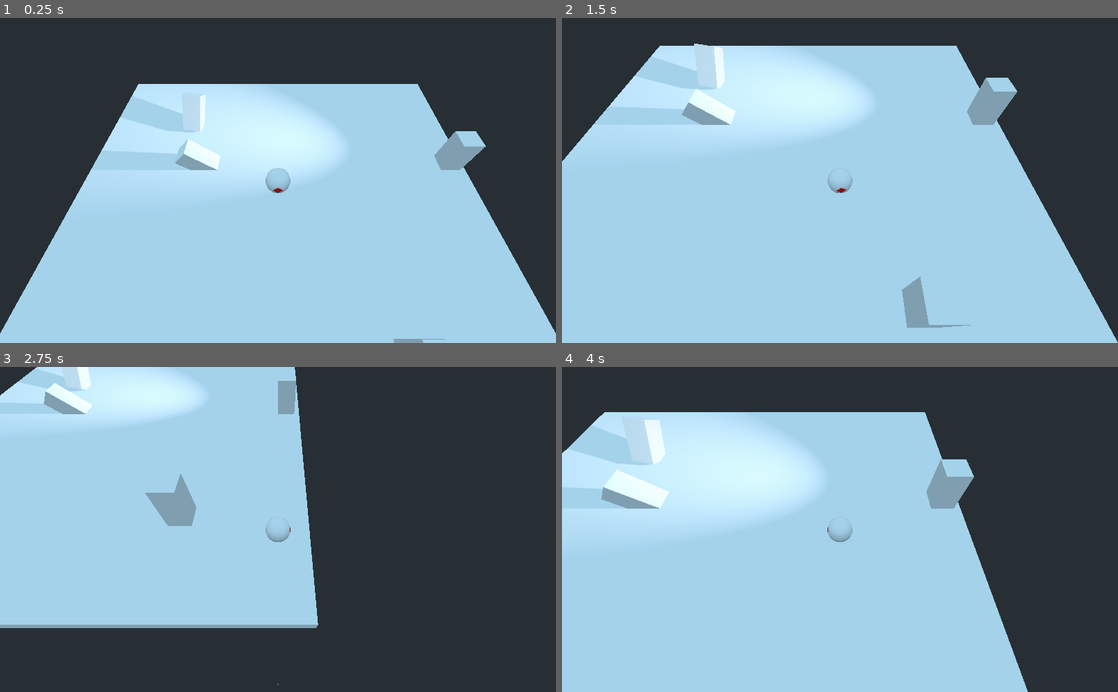
Above: before the commit, frames 1-4 (two rows, left to right).
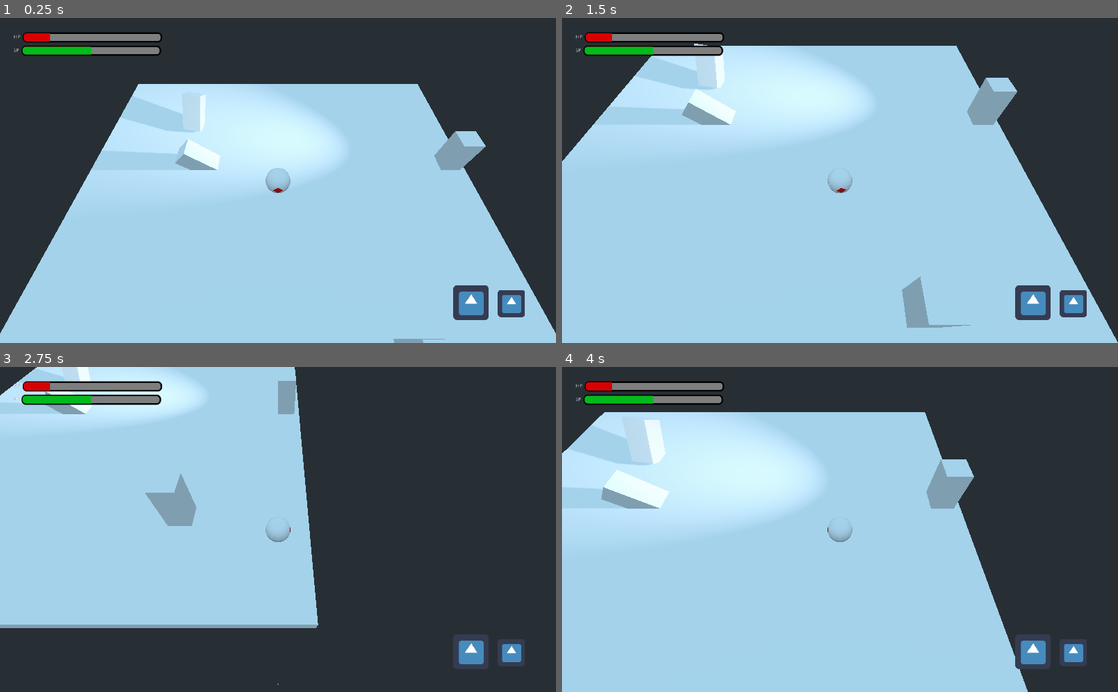
Above: after the commit, the same moments.

Repository: gssales/ProjectDungeon
Game: Godot game, scene res://scenes/TestScene.tscn
The game is run twice, just before and just after one commit, with the same random seed, the same clock (stepped at 60 frames per second) and the same inputs. The engine's default icon, where the game draws it, is replaced by a stand-in: a white triangle on a blue panel in a dark square.
Inputs:
- Up to frame 1 (0.25 s): no input
- Up to frame 2 (1.5 s): hold D (move_right) 0.53-1.28 s; hold S (move_backward) from 1.28 s (still down)
- Up to frame 3 (2.75 s): release S (move_backward) at 2.03 s; hold D (move_right) from 2.03 s (still down)
- Up to frame 4 (4 s): release D (move_right) at 2.78 s; hold W (move_forward) 2.78-3.53 s; hold A (move_left) from 3.53 s (still down)

The runs differ from the first frame. In frame 1, 2.6% of the frame differs, in the area x 2-95%, y 4-93%; in frame 2, 2.6%; in frame 3, 2.8%; in frame 4, 2.6%.

Commit message:
prototipo de ui de jogo e de inventário

Diff:
--- /dev/null
+++ b/UI/Game UI/Game UI.tscn
@@ -0,0 +1,74 @@
+[gd_scene load_steps=5 format=2]
+
+[ext_resource path="res://UI/Game UI/bar_progress2.png" type="Texture" id=1]
+[ext_resource path="res://UI/Game UI/stamina_progress.png" type="Texture" id=2]
+[ext_resource path="res://UI/Game UI/bar_outline2.png" type="Texture" id=3]
+
+[sub_resource type="AnimatedTexture" id=1]
+
+[node name="Game UI" type="Control"]
+anchor_right = 1.0
+anchor_bottom = 1.0
+__meta__ = {
+"_edit_use_anchors_": false
+}
+
+[node name="PlayerStatus" type="VBoxContainer" parent="."]
+margin_left = 25.0
+margin_top = 25.0
+margin_right = 412.0
+margin_bottom = 65.0
+rect_scale = Vector2( 0.7, 0.7 )
+__meta__ = {
+"_edit_use_anchors_": false
+}
+
+[node name="LifeBar" type="HBoxContainer" parent="PlayerStatus"]
+margin_right = 393.0
+margin_bottom = 31.0
+__meta__ = {
+"_edit_use_anchors_": false
+}
+
+[node name="LabelLB" type="Label" parent="PlayerStatus/LifeBar"]
+margin_top = 8.0
+margin_right = 18.0
+margin_bottom = 22.0
+text = "HP"
+__meta__ = {
+"_edit_use_anchors_": false
+}
+
+[node name="TextureProgress" type="TextureProgress" parent="PlayerStatus/LifeBar"]
+margin_left = 22.0
+margin_right = 393.0
+margin_bottom = 31.0
+value = 20.0
+texture_under = ExtResource( 3 )
+texture_over = SubResource( 1 )
+texture_progress = ExtResource( 1 )
+
+[node name="StaminaBar" type="HBoxContainer" parent="PlayerStatus"]
+margin_top = 35.0
+margin_right = 393.0
+margin_bottom = 66.0
+__meta__ = {
+"_edit_use_anchors_": false
+}
+
+[node name="LabelSB" type="Label" parent="PlayerStatus/StaminaBar"]
+margin_top = 8.0
+margin_right = 15.0
+margin_bottom = 22.0
+text = "SP"
+__meta__ = {
+"_edit_use_anchors_": false
+}
+
+[node name="TextureProgress" type="TextureProgress" parent="PlayerStatus/StaminaBar"]
+margin_left = 19.0
+margin_right = 390.0
+margin_bottom = 31.0
+value = 50.0
+texture_under = ExtResource( 3 )
+texture_progress = ExtResource( 2 )
--- /dev/null
+++ b/UI/inventory UI/Inventory UI.tscn
@@ -0,0 +1,41 @@
+[gd_scene load_steps=2 format=2]
+
+[ext_resource path="res://icon.png" type="Texture" id=1]
+
+[node name="Inventory UI" type="Control"]
+anchor_right = 1.0
+anchor_bottom = 1.0
+margin_right = 2.0
+__meta__ = {
+"_edit_use_anchors_": false
+}
+
+[node name="Item1" type="TextureRect" parent="."]
+anchor_left = 1.0
+anchor_top = 1.0
+anchor_right = 1.0
+anchor_bottom = 1.0
+margin_left = -191.0
+margin_top = -107.0
+margin_right = -126.0
+margin_bottom = -42.0
+texture = ExtResource( 1 )
+expand = true
+stretch_mode = 6
+__meta__ = {
+"_edit_use_anchors_": false
+}
+
+[node name="Item2" type="TextureRect" parent="Item1"]
+anchor_left = 1.0
+anchor_right = 1.0
+margin_left = 17.0
+margin_top = 9.0
+margin_right = 67.0
+margin_bottom = 59.0
+texture = ExtResource( 1 )
+expand = true
+stretch_mode = 6
+__meta__ = {
+"_edit_use_anchors_": false
+}
--- a/player/Player.tscn
+++ b/player/Player.tscn
@@ -1,6 +1,8 @@
-[gd_scene load_steps=5 format=2]
+[gd_scene load_steps=7 format=2]
 
 [ext_resource path="res://scripts/Player.gd" type="Script" id=1]
+[ext_resource path="res://UI/Game UI/Game UI.tscn" type="PackedScene" id=2]
+[ext_resource path="res://UI/inventory UI/Inventory UI.tscn" type="PackedScene" id=3]
 
 [sub_resource type="SphereShape" id=1]
 
@@ -41,3 +43,7 @@
 material = SubResource( 3 )
 
 [node name="TweenRotation" type="Tween" parent="Model"]
+
+[node name="Game UI" parent="." instance=ExtResource( 2 )]
+
+[node name="Inventory UI" parent="." instance=ExtResource( 3 )]
--- a/project.godot
+++ b/project.godot
@@ -13,6 +13,11 @@
 config/name="Project Dungeon"
 run/main_scene="res://scenes/TestScene.tscn"
 config/icon="res://icon.png"
+
+[display]
+
+window/stretch/mode="viewport"
+window/stretch/aspect="expand"
 
 [input]
 
--- a/scripts/Player.gd
+++ b/scripts/Player.gd
@@ -14,40 +14,40 @@
 
 # Called when the node enters the scene tree for the first time.
 func _ready():
-	$Camera.look_at(self.transform.origin, Vector3.UP)
+  $Camera.look_at(self.transform.origin, Vector3.UP)
 
 func _physics_process(delta):
-	var move_vec = Vector3()
-	if Input.is_action_pressed("move_forward"):
-		move_vec += Vector3.FORWARD
-	if Input.is_action_pressed("move_left"):
-		move_vec += Vector3.LEFT
-	if Input.is_action_pressed("move_backward"):
-		move_vec += Vector3.BACK
-	if Input.is_action_pressed("move_right"):
-		move_vec += Vector3.RIGHT
+  var move_vec = Vector3()
+  if Input.is_action_pressed("move_forward"):
+    move_vec += Vector3.FORWARD
+  if Input.is_action_pressed("move_left"):
+    move_vec += Vector3.LEFT
+  if Input.is_action_pressed("move_backward"):
+    move_vec += Vector3.BACK
+  if Input.is_action_pressed("move_right"):
+    move_vec += Vector3.RIGHT
 
-	move_vec = move_vec.normalized()
+  move_vec = move_vec.normalized()
 
-	if move_vec.length() > 0 :
-		var new_yaw = atan2(move_vec.x, move_vec.z) # 0,2*PI
-		var rot = Quat(Vector3(0.0, new_yaw, 0.0))
-		var t = Quat($Model.transform.basis)
-		var interp = t.slerp(rot, 0.2)
-		$Model.transform.basis = Basis(interp)
+  if move_vec.length() > 0 :
+    var new_yaw = atan2(move_vec.x, move_vec.z) # 0,2*PI
+    var rot = Quat(Vector3(0.0, new_yaw, 0.0))
+    var t = Quat($Model.transform.basis)
+    var interp = t.slerp(rot, 0.2)
+    $Model.transform.basis = Basis(interp)
 
-		speed = min(speed + acceleration * delta, max_speed)
-	else:
-		speed = max(speed - acceleration * delta, 0)
+    speed = min(speed + acceleration * delta, max_speed)
+  else:
+    speed = max(speed - acceleration * delta, 0)
 
-	move_vec *= speed
+  move_vec *= speed
 
-	if not $DetectGround.is_colliding():
-		move_vec += Vector3.DOWN * GRAVITY * delta
+  if not $DetectGround.is_colliding():
+    move_vec += Vector3.DOWN * GRAVITY * delta
 
-	_velocity = move_vec
+  _velocity = move_vec
 
-	_velocity = move_and_slide_with_snap(_velocity, Vector3.DOWN)
+  _velocity = move_and_slide_with_snap(_velocity, Vector3.DOWN)
 
 # Called every frame. 'delta' is the elapsed time since the previous frame.
 #func _process(delta):
Binary file added: UI/Game UI/bar_outline.png
Not shown, added: UI/Game UI/bar_outline.png.import
Binary file added: UI/Game UI/bar_outline2.png
Not shown, added: UI/Game UI/bar_outline2.png.import
Binary file added: UI/Game UI/bar_progress.png
Not shown, added: UI/Game UI/bar_progress.png.import
Binary file added: UI/Game UI/bar_progress2.png
Not shown, added: UI/Game UI/bar_progress2.png.import
Binary file added: UI/Game UI/stamina_progress.png
Not shown, added: UI/Game UI/stamina_progress.png.import
